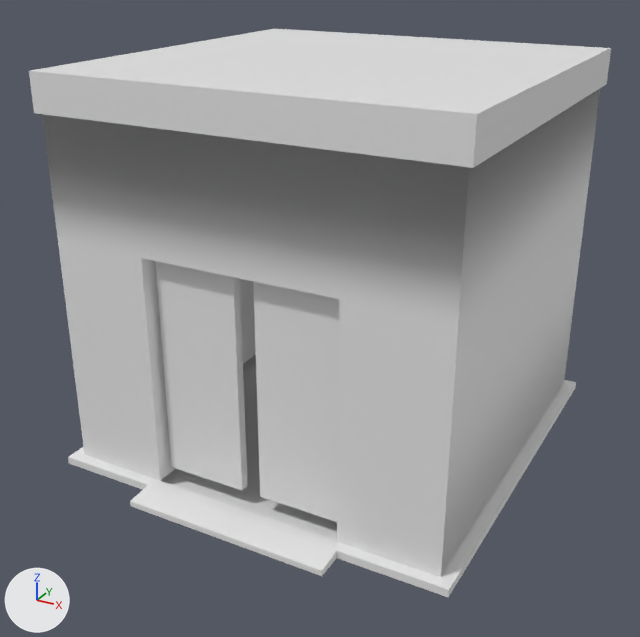
One commit to the FBX model Assets/External/Lift.fbx: the scene before it, then after it.
The view is the same before and after, from a 50 mm lens placed at (6.96, -13.52, 8.04), pointed at (-0.08, -0.72, 1.64). The axes (+X, +Y, +Z) are drawn at lower left. The lights are the same throughout. Where no turn or scale is listed for an object, it has been applied to the vertices. Vertices at the same position are counted once.

Script lines for the objects in view, before the commit:
```python
me_cube_002 = bpy.data.meshes.new('Cube.002')
me_cube_002.from_pydata(...)  # 369 vertices, 269 faces; spans x -3.67..3.67, y -4.15..3.67, z -3.47..3.47
me_cube_002.materials.append(mat_material)  # white #e7e7e7
ob_cube_002 = bpy.data.objects.new('Cube.002', me_cube_002)
ob_cube_002.location = (0.0, 0.0, 2.61)
```
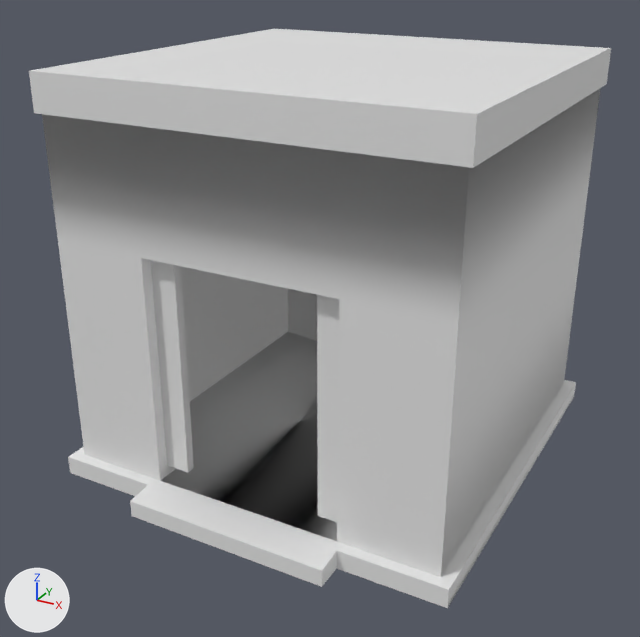
Where the change shows, as pixel boxes (x1, y1, x2, y2) in the pictures (640 x 637 px; the box of a moved part takes in the faces that stretch with it):
```json
{"object": "Cube.002", "change": "reshaped", "before": [29, 29, 611, 597], "after": [29, 29, 611, 608]}
{"part": 1, "of": "me_cube_002", "change": "moved or reshaped", "before": [155, 261, 248, 490], "after": [151, 260, 194, 472]}
{"part": 2, "of": "me_cube_002", "change": "added", "after": [317, 295, 339, 522]}
{"part": 3, "of": "me_cube_002", "change": "deleted", "before": [253, 281, 339, 522]}
{"part": 4, "of": "me_cube_002", "change": "built on", "before": [161, 355, 337, 541], "after": [69, 332, 575, 608]}
```

Scene script edits in JSON lines:
```json
{"block": "me_cube_002", "where": "# used by ob_cube_002; location = (0.0, 0.0, 2.61)"}
{"op": "remove", "block": "me_cube_002", "code": "me_cube_002.from_pydata(...)  # 369 vertices, 269 faces; spans x -3.67..3.67, y -4.15..3.67, z -3.47..3.47"}
{"op": "add", "block": "me_cube_002", "code": "me_cube_002.from_pydata(...)  # 381 vertices, 284 faces; spans x -3.67..3.67, y -4.15..3.67, z -3.67..3.47"}
{"block": "me_cube_002", "change": "me_cube_002 part 1: the loose piece of 8 vertices spanning x -1.64..-0.17, y -3.25..-3.09, z -3.15..0.72 is scaled about its middle by (1.14, 1, 1), then moved by (-1.21, 0.0, 0.0)"}
{"block": "me_cube_002", "change": "me_cube_002 part 2: a new loose piece, a box spanning x 1.27..2.96, y -3.25..-3.09, z -3.15..0.72, in mat_material (white #e7e7e7)"}
{"block": "me_cube_002", "change": "me_cube_002 part 3: the loose piece of 8 vertices spanning x 0.19..1.64, y -3.25..-3.09, z -3.15..0.72 is deleted"}
{"block": "me_cube_002", "change": "me_cube_002 part 4"}
{"block": "me_cube_002", "change": "2 vertices are removed from x 0.0, y -3.67..-2.97, z -3.47..-2.85"}
{"block": "me_cube_002", "change": "6 faces are deleted"}
{"block": "me_cube_002", "change": "1 vertex is added at (0.0, -3.67, -3.67)"}
{"block": "me_cube_002", "change": "12 new vertices lie (0.0, 0.0, -0.2) away from vertices in x -3.67..3.67, y -4.15..3.67, z -3.47"}
{"block": "me_cube_002", "change": "18 new faces join them"}
```
